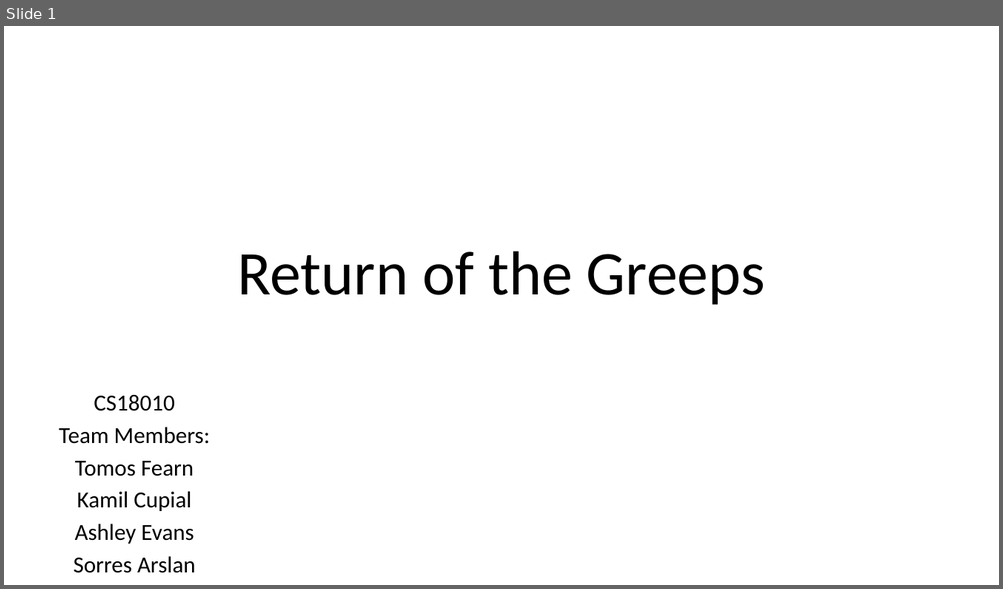
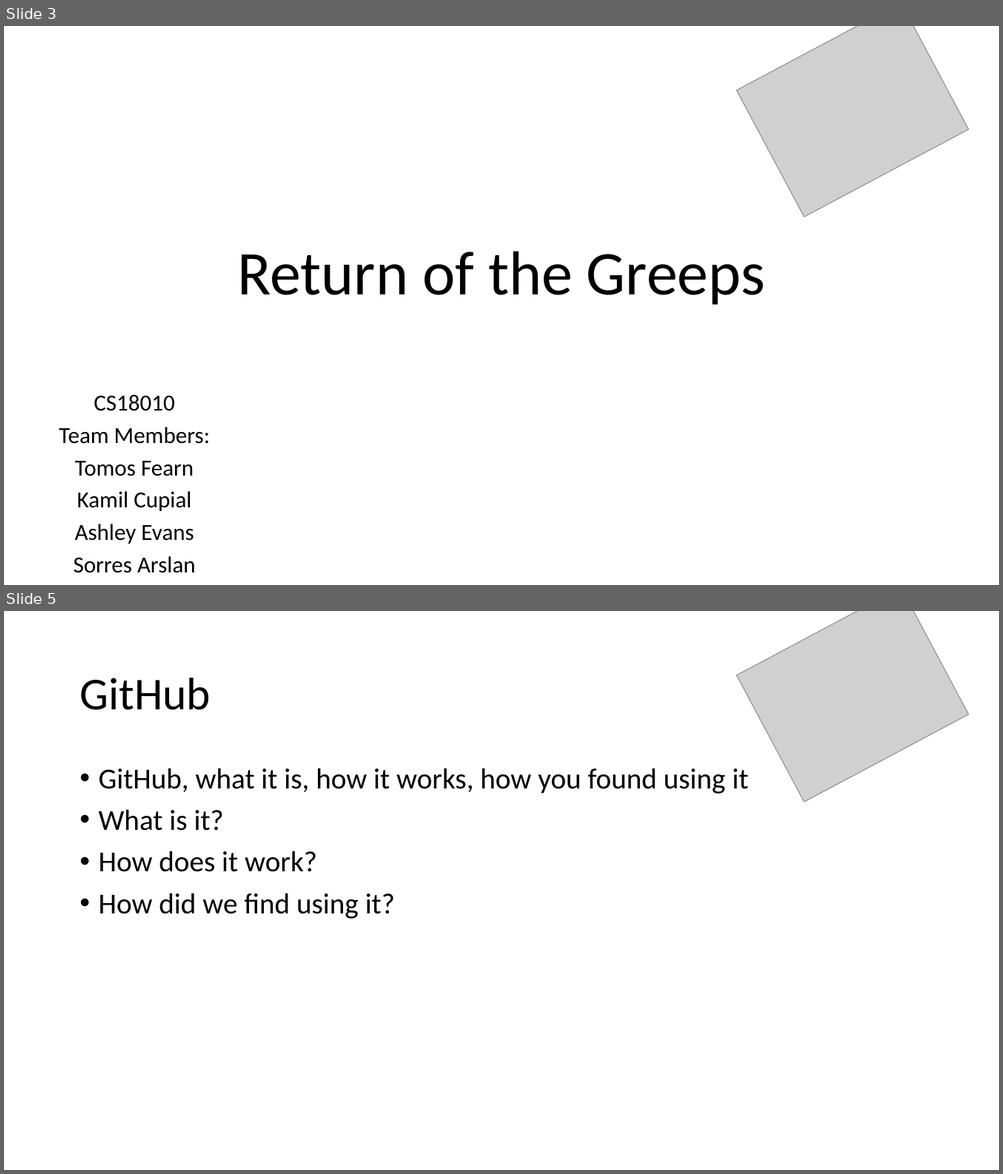
Before and after one commit to tomosfearn/cs18010-presentation, a slide deck: cs18010-presentation-slides.pptx. Shown one above the other, each under a label of ours: slide 1 before the commit, slides 3 and 5 after it; the slides between them are not shown. The pictures are 1003x589 and 1003x1174 pixels, drawn with LibreOffice and Linux fonts; fonts in the diff are those of the drawing; grey boxes stand for pictures. Boxes give left, top, right and bottom in pixels: in the first picture for what was removed or moved away, otherwise in the second. Text is boxed around its words. In the diff, an @@ line names an element or a change of style, - is before the commit and + after.

```diff
--- a/cs18010-presentation-slides.pptx
+++ b/cs18010-presentation-slides.pptx
@@ slide 5 added at (4,611,999,1170), background #FFFFFF @@
@@ picture added at (736,611,968,803) @@
@@ title added at (79,678,210,710), 44 pt, text #000000 @@
+GitHub
@@ text added at (99,768,748,919), 28 pt, text #000000 @@
+• GitHub, what it is, how it works, how you found using it
+• What is it?
+• How does it work?
+• How did we find using it?
@@ what was slide 1 is now slide 3 @@
@@ slide 3 changed as well @@
@@ picture added at (736,26,968,218) @@
```
Also in this commit, not shown: 10 other slides added, 1 slide removed.
